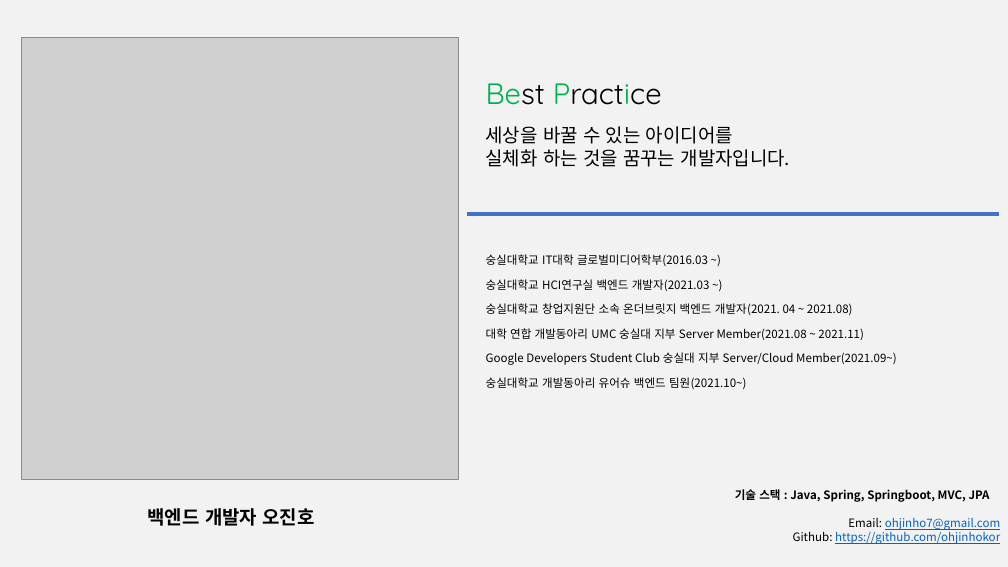
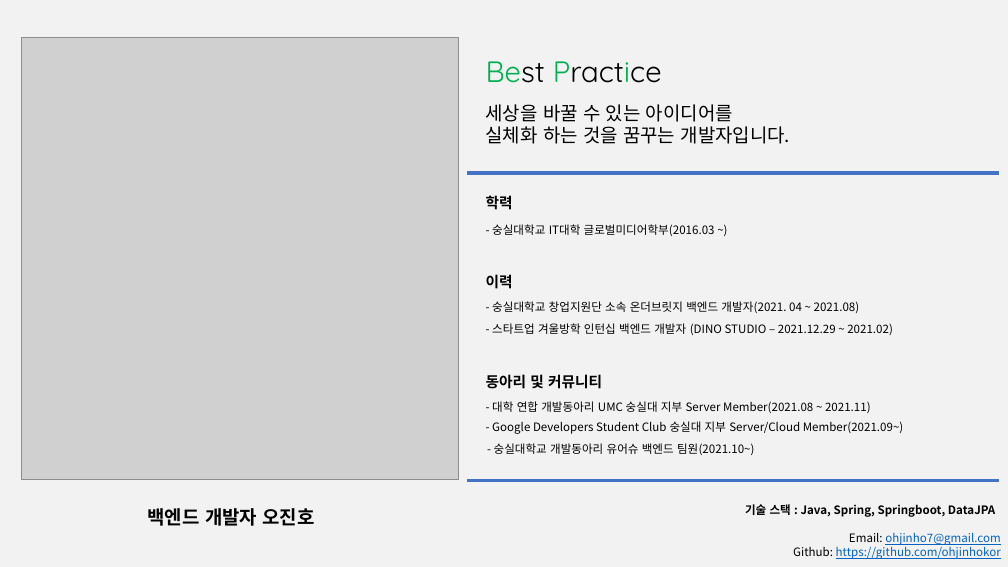
Before and after one commit to ohjinhokor/PortFolio, a slide deck: slide 1 of 오진호 포트폴리오.pptx. Drawn at 1008x567 pixels with LibreOffice and Linux fonts; fonts in the diff are those of the drawing; grey boxes stand for pictures. Boxes give left, top, right and bottom in pixels: in the first picture for what was removed or moved away, otherwise in the second. Text is boxed around its words. In the diff, an @@ line names an element or a change of style, - is before the commit and + after.

```diff
--- a/오진호 포트폴리오.pptx
+++ b/오진호 포트폴리오.pptx
@@ text "Best Practice": place and size @@
-text "Best Practice" at <box>486,83,662,105</box>
+text "Best Practice" at <box>486,61,662,83</box>
@@ text "세상을 바꿀 수 있는 아이디어를": place and size @@
-text "세상을 바꿀 수 있는 아이디어를" at <box>486,126,791,167</box>
+text "세상을 바꿀 수 있는 아이디어를" at <box>486,104,791,144</box>
@@ line moved from (467, 214) - (999, 214) to (467, 173) - (999, 173) @@
@@ text added at <box>486,195,513,210</box>, 14 pt, text #000000, bold @@
+학력
@@ text at <box>492,224,715,236</box>: text changed @@
-숭실대학교 IT대학 글로벌미디어학부(2016.03 ~)
+- 숭실대학교 IT대학 글로벌미디어학부(2016.03 ~)
@@ text added at <box>486,274,513,289</box>, 14 pt, text #000000, bold @@
+이력
@@ text at <box>492,301,860,313</box>: text changed @@
-숭실대학교 창업지원단 소속 온더브릿지 백엔드 개발자(2021. 04 ~ 2021.08)
+- 숭실대학교 창업지원단 소속 온더브릿지 백엔드 개발자(2021. 04 ~ 2021.08)
@@ text at <box>492,323,893,335</box>: text changed @@
-숭실대학교 HCI연구실 백엔드 개발자(2021.03 ~)
+- 스타트업 겨울방학 인턴십 백엔드 개발자 (DINO STUDIO – 2021.12.29 ~ 2021.02)
@@ text added at <box>486,374,602,389</box>, 14 pt, text #000000, bold @@
+동아리 및 커뮤니티
@@ text at <box>492,401,871,413</box>: text changed @@
-대학 연합 개발동아리 UMC 숭실대 지부 Server Member(2021.08 ~ 2021.11)
+- 대학 연합 개발동아리 UMC 숭실대 지부 Server Member(2021.08 ~ 2021.11)
@@ text at <box>492,421,904,434</box>: text changed @@
-Google Developers Student Club 숭실대 지부 Server/Cloud Member(2021.09~)
+- Google Developers Student Club 숭실대 지부 Server/Cloud Member(2021.09~)
@@ text at <box>494,443,755,455</box>: text changed @@
-숭실대학교 개발동아리 유어슈 백엔드 팀원(2021.10~)
+- 숭실대학교 개발동아리 유어슈 백엔드 팀원(2021.10~)
@@ line added from (467, 481) to (999, 481), #4472C4 3 pt @@
@@ text "기술 스택 : Java, Spring, ...": place and size @@
-text "기술 스택 : Java, Spring, ..." at <box>735,489,1000,544</box>
+text "기술 스택 : Java, Spring, ..." at <box>745,504,1001,559</box>
@@ text at <box>745,504,995,517</box>: text changed @@
-기술 스택 : Java, Spring, Springboot, MVC, JPA
+기술 스택 : Java, Spring, Springboot, DataJPA
```
Also in this commit, not shown: 3 other slides changed, 3 slides added, 4 slides removed, 1 other file.
